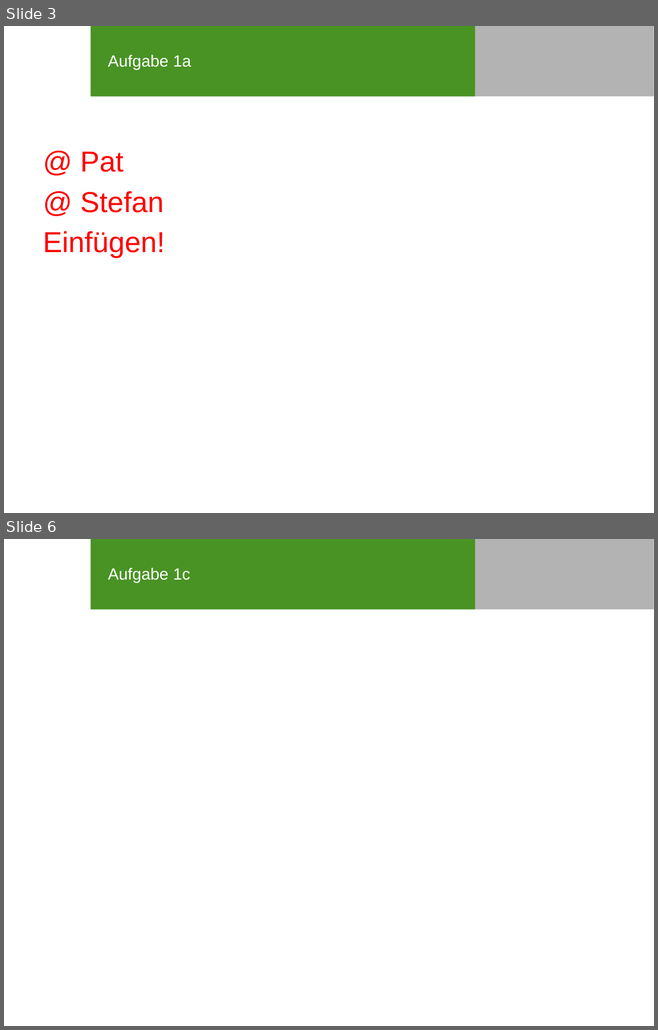
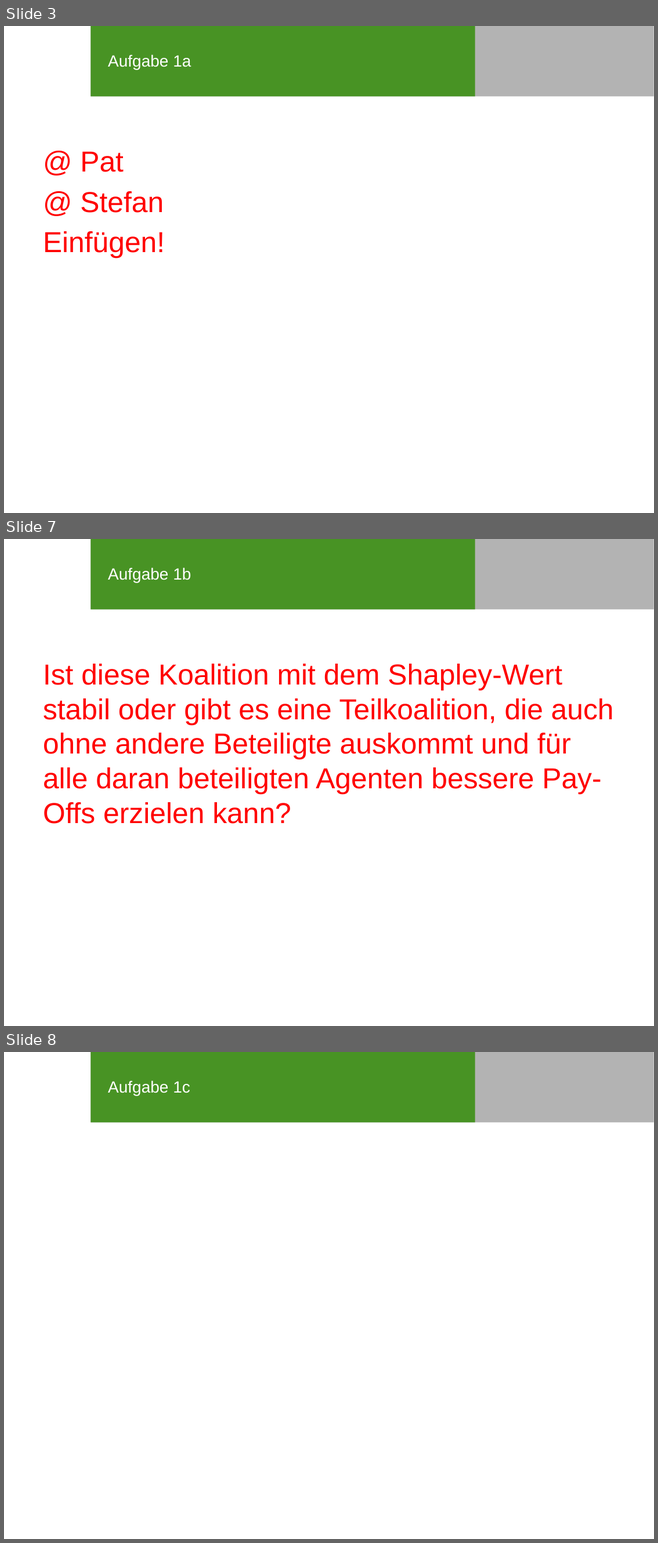
Before and after one commit to SOAS-Uni-Augsburg/ws16-17-group-10, a slide deck: Blatt-07/Präsentation_Blatt07_Aufgabe1.pptx. Shown one above the other, each under a label of ours: slides 3 and 6 before the commit, slides 3, 7 and 8 after it; the slides between them are not shown. The pictures are 658x1030 and 658x1543 pixels, drawn with LibreOffice and Linux fonts; fonts in the diff are those of the drawing; grey boxes stand for pictures; background and template pictures are left out. Boxes give left, top, right and bottom in pixels: in the first picture for what was removed or moved away, otherwise in the second. Text is boxed around its words. In the diff, an @@ line names an element or a change of style, - is before the commit and + after.

```diff
--- a/Blatt-07/Präsentation_Blatt07_Aufgabe1.pptx
+++ b/Blatt-07/Präsentation_Blatt07_Aufgabe1.pptx
@@ slide 7 added at bbox=[4, 539, 654, 1026], background #FFFFFF; not listed: 2 template elements that a slide beside it also shows @@
@@ title added at bbox=[108, 567, 191, 583], 18 pt, text #FFFFFF @@
+Aufgabe 1b
@@ text added at bbox=[43, 664, 614, 824], 32 pt, text #FF0000 @@
+Ist diese Koalition mit dem Shapley-Wert stabil oder gibt es eine Teilkoalition, die auch ohne andere Beteiligte auskommt und für alle daran beteiligten Agenten bessere Pay-Offs erzielen kann?
@@ what was slide 6 is now slide 8 @@
```
Also in this commit, not shown: 7 slides changed, 3 other slides added.
